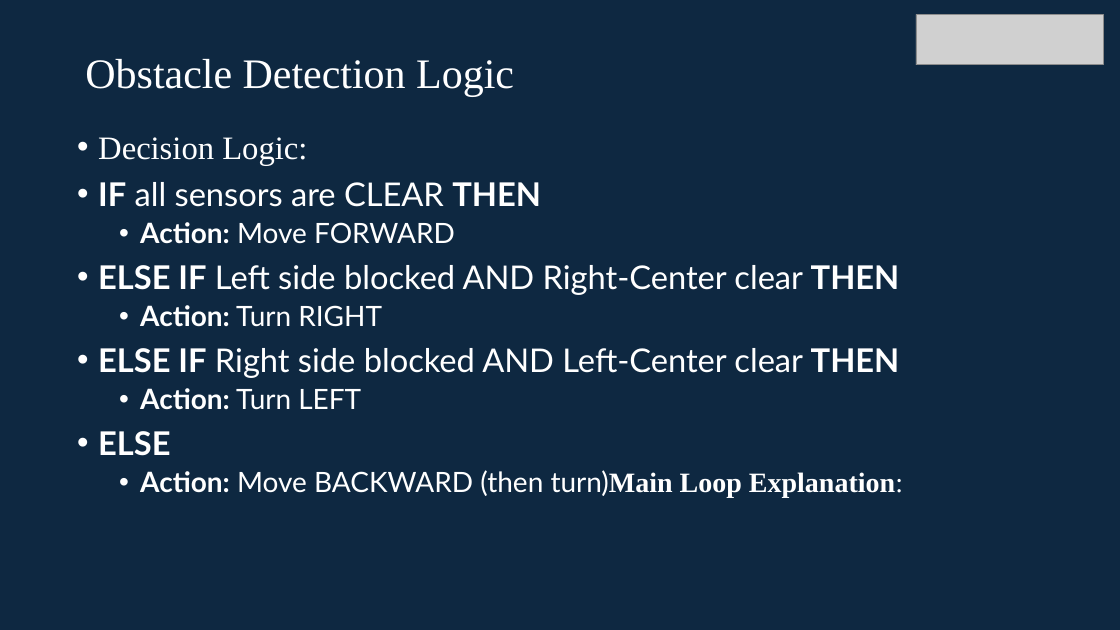
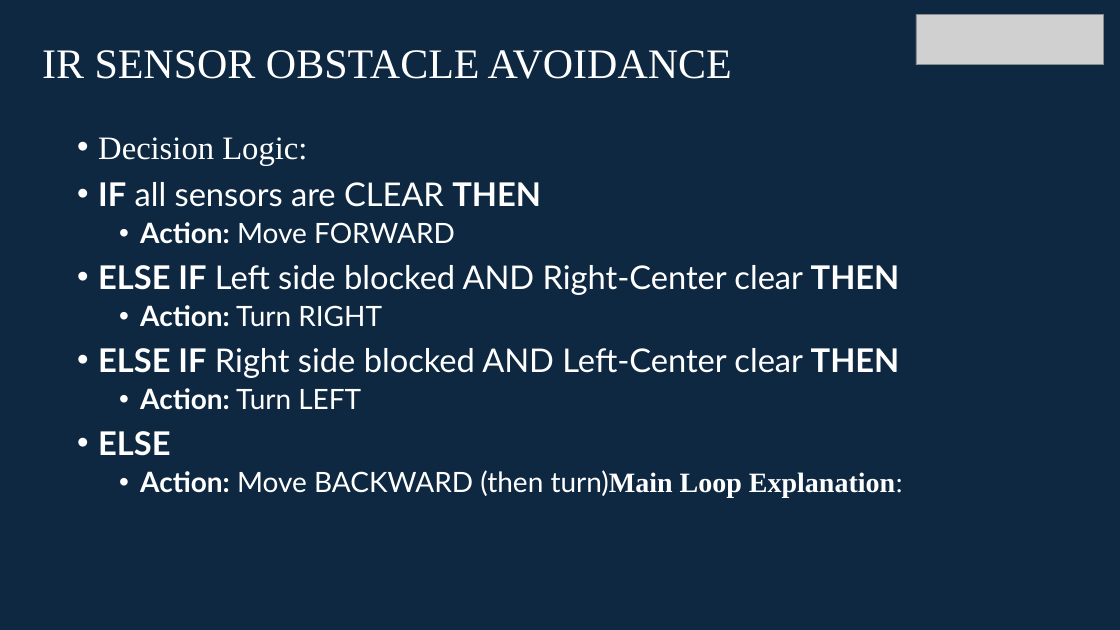
Before and after one commit to info-zas/zas-robotics-car-1-sensors, a slide deck: slide 13 of 01_FoundationProjects/05_Car_1_Infrared_ObstacleAvoidance/05_Car_1_Infrared_ObstacleAvoidance.pptx. Drawn at 1120x630 pixels with LibreOffice and Linux fonts; fonts in the diff are those of the drawing; grey boxes stand for pictures. Boxes give left, top, right and bottom in pixels: in the first picture for what was removed or moved away, otherwise in the second. Text is boxed around its words. In the diff, an @@ line names an element or a change of style, - is before the commit and + after.

```diff
--- a/01_FoundationProjects/05_Car_1_Infrared_ObstacleAvoidance/05_Car_1_Infrared_ObstacleAvoidance.pptx
+++ b/01_FoundationProjects/05_Car_1_Infrared_ObstacleAvoidance/05_Car_1_Infrared_ObstacleAvoidance.pptx
@@ title at box(42, 50, 732, 79): text changed @@
-Obstacle Detection Logic
+IR SENSOR OBSTACLE AVOIDANCE
```
Also in this commit, not shown: 16 other slides changed.
